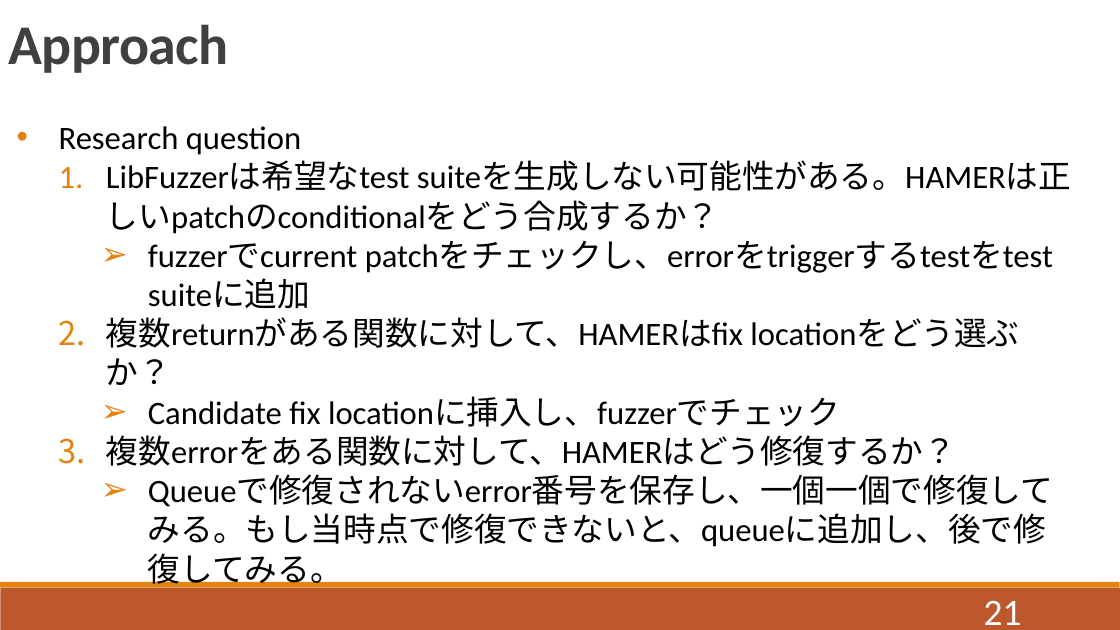
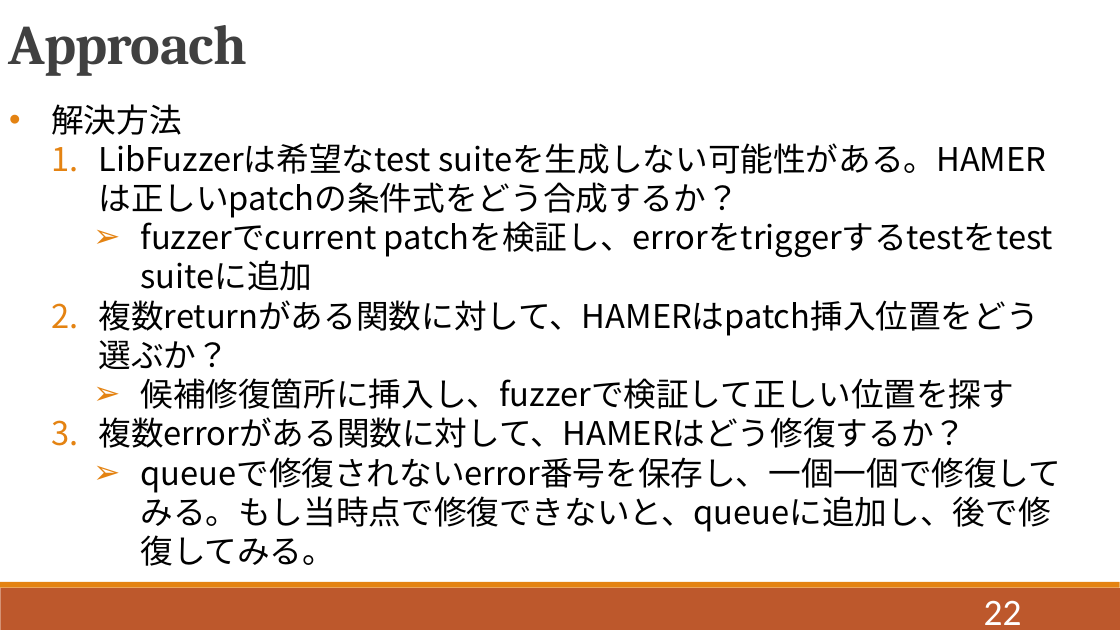
Before and after one commit to QIANZECHANG/MyResearch, a slide deck: slide 22 of 修論/修論発表.pptx (slide 21 before the commit). Drawn at 1120x630 pixels with LibreOffice and Linux fonts; fonts in the diff are those of the drawing. Boxes give left, top, right and bottom in pixels: in the first picture for what was removed or moved away, otherwise in the second. Text is boxed around its words. In the diff, an @@ line names an element or a change of style, - is before the commit and + after.

```diff
--- a/修論/修論発表.pptx
+++ b/修論/修論発表.pptx
@@ text "Approach" at bbox=[8, 25, 247, 76]: font Calibri to Cambria @@
@@ text at bbox=[51, 104, 1061, 566]: text changed; font Calibri to Noto Sans CJK JP @@
-  • Research question
-    1. LibFuzzerは希望なtest suiteを生成しない可能性がある。HAMERは正しいpatchのconditionalをどう合成するか？
-      ➢ fuzzerでcurrent patchをチェックし、errorをtriggerするtestをtest suiteに追加
-    2. 複数returnがある関数に対して、HAMERはfix locationをどう選ぶか？
-      ➢ Candidate fix locationに挿入し、fuzzerでチェック
-    3. 複数errorをある関数に対して、HAMERはどう修復するか？
-      ➢ Queueで修復されないerror番号を保存し、一個一個で修復してみる。もし当時点で修復できないと、queueに追加し、後で修復してみる。
+  • 解決方法
+    1. LibFuzzerは希望なtest suiteを生成しない可能性がある。HAMERは正しいpatchの条件式をどう合成するか？
+      ➢ fuzzerでcurrent patchを検証し、errorをtriggerするtestをtest suiteに追加
+    2. 複数returnがある関数に対して、HAMERはpatch挿入位置をどう選ぶか？
+      ➢ 候補修復箇所に挿入し、fuzzerで検証して正しい位置を探す
+    3. 複数errorがある関数に対して、HAMERはどう修復するか？
+      ➢ queueで修復されないerror番号を保存し、一個一個で修復してみる。もし当時点で修復できないと、queueに追加し、後で修復してみる。
@@ page number at bbox=[984, 600, 1022, 625]: text changed @@
-21
+22
```
Also in this commit, not shown: 24 other slides changed, 8 slides added, 1 slide removed, 16 other files.
